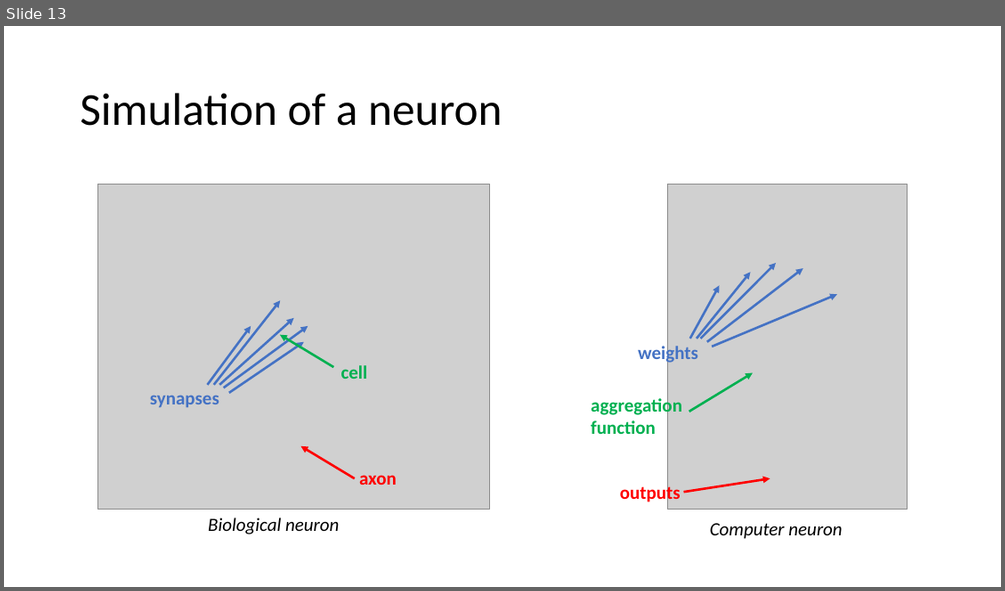
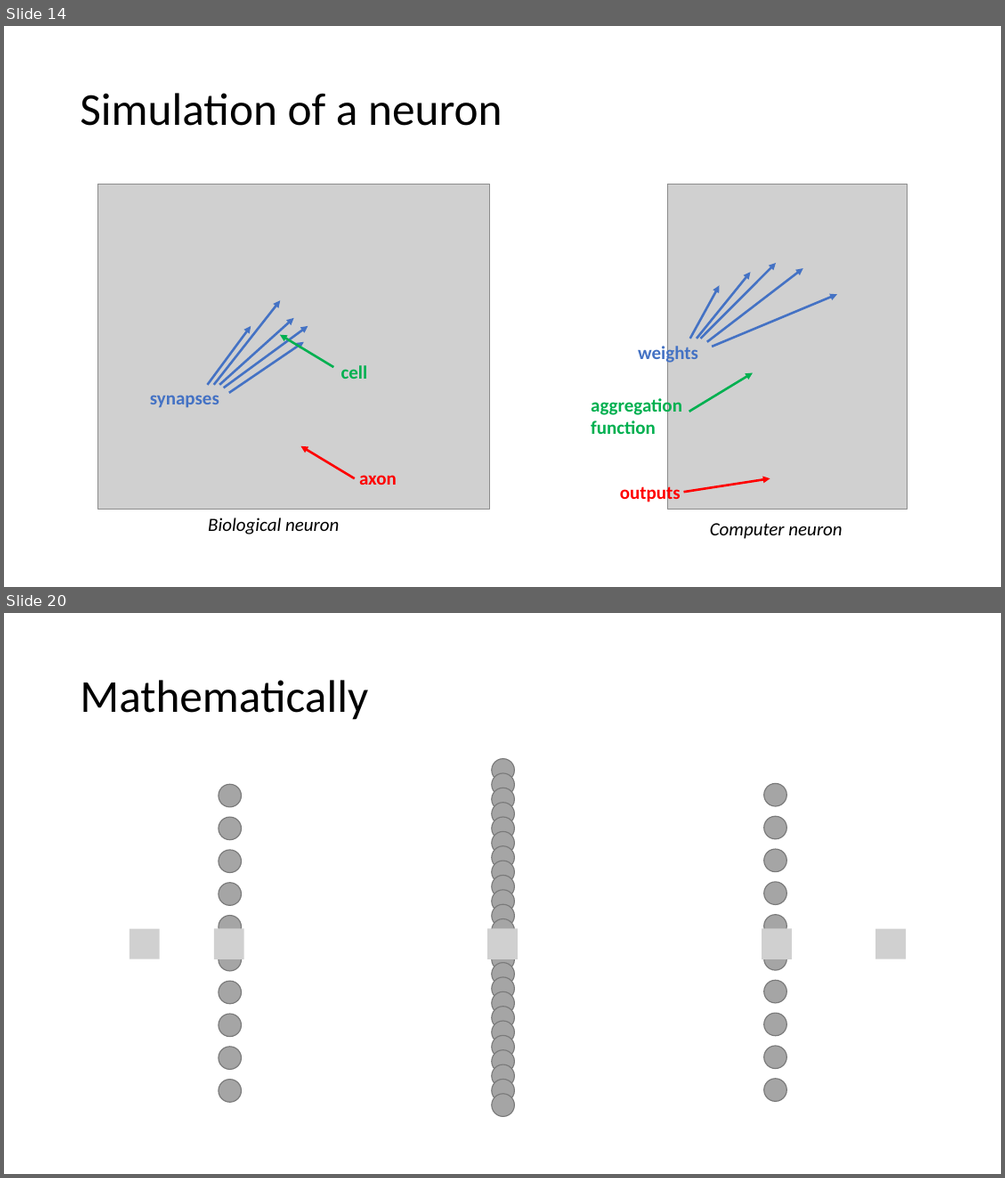
Before and after one commit to MICS-Lab/DeepLearningCourse, a slide deck: Slides_1.pptx. Shown one above the other, each under a label of ours: slide 13 before the commit, slides 14 and 20 after it; the slides between them are not shown. The pictures are 1005x591 and 1005x1178 pixels, drawn with LibreOffice and Linux fonts; fonts in the diff are those of the drawing; grey boxes stand for pictures. Boxes give left, top, right and bottom in pixels: in the first picture for what was removed or moved away, otherwise in the second. Text is boxed around its words. In the diff, an @@ line names an element or a change of style, - is before the commit and + after.

```diff
--- a/Slides_1.pptx
+++ b/Slides_1.pptx
@@ slide 20 added at box(4, 613, 1001, 1174), background #FFFFFF @@
@@ title added at box(80, 680, 368, 720), 44 pt, text #000000 @@
+Mathematically
@@ picture added at box(129, 929, 160, 958) @@
@@ picture added at box(214, 929, 244, 959) @@
@@ picture added at box(488, 929, 518, 959) @@
@@ picture added at box(761, 929, 792, 959) @@
@@ picture added at box(876, 929, 906, 958) @@
@@ group added at box(218, 784, 242, 1102): 10 ellipses @@
@@ group added at box(764, 784, 787, 1102): 10 ellipses @@
@@ group added at box(492, 759, 515, 1117): 23 ellipses @@
@@ what was slide 13 is now slide 14 @@
```
Also in this commit, not shown: 2 slides changed, 11 other slides added, 1 slide removed, 1 other file.
